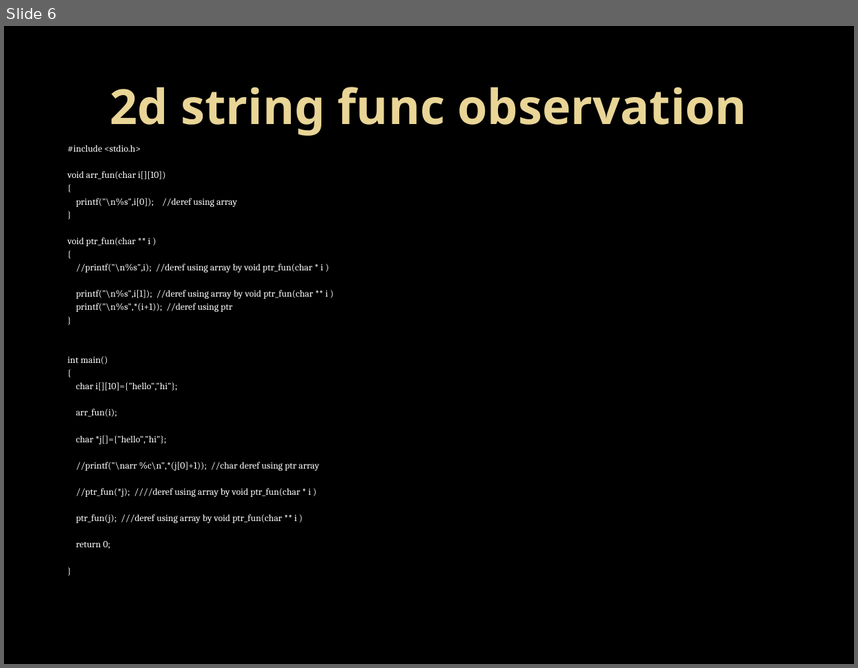
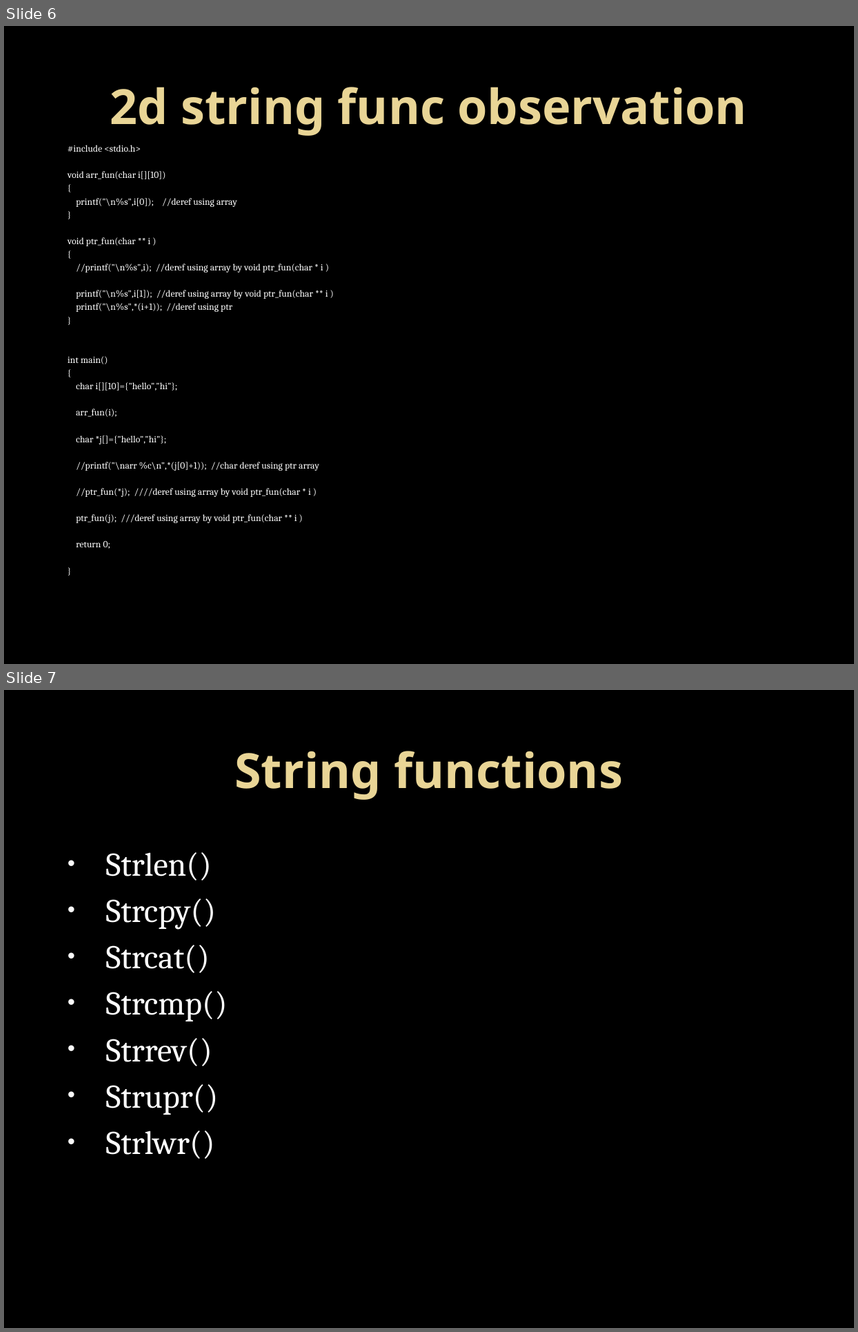
Before and after one commit to Mahesh-7/C_Programs, a slide deck: PPT/string.pptx. Shown one above the other, each under a label of ours: slide 6 before the commit, slides 6 and 7 after it. The pictures are 858x668 and 858x1332 pixels, drawn with LibreOffice and Linux fonts; fonts in the diff are those of the drawing; background and template pictures are left out. Boxes give left, top, right and bottom in pixels: in the first picture for what was removed or moved away, otherwise in the second. Text is boxed around its words. In the diff, an @@ line names an element or a change of style, - is before the commit and + after.

```diff
--- a/PPT/string.pptx
+++ b/PPT/string.pptx
@@ slide 7 added at [4, 690, 854, 1328], background picture (left out) @@
@@ title added at [234, 751, 623, 800], 41 pt, text gradient #EAD696 to #E7D081, bold @@
+String functions
@@ text added at [106, 852, 228, 1159], 28 pt, text #FFFFFF @@
+• Strlen()
+• Strcpy()
+• Strcat()
+• Strcmp()
+• Strrev()
+• Strupr()
+• Strlwr()
```
